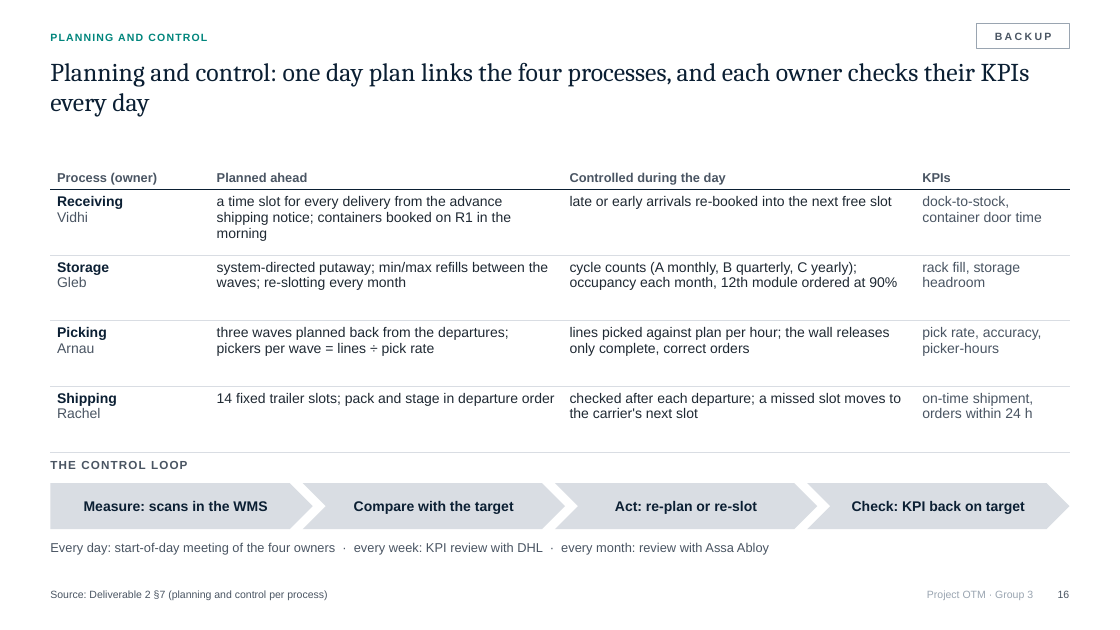
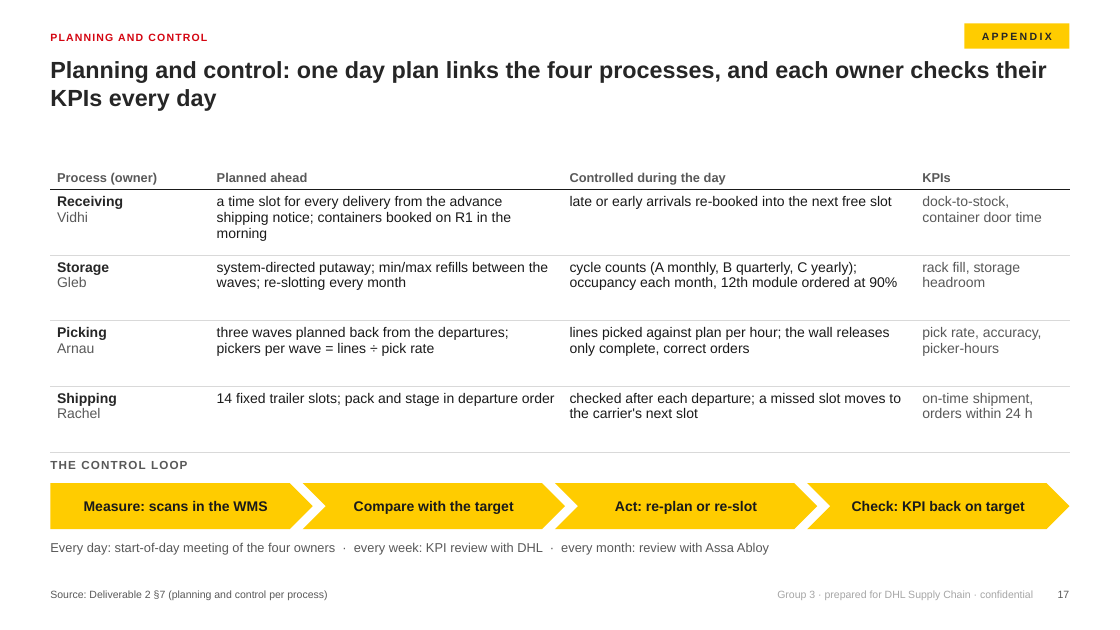
Before and after one commit to glebpankov2005-coder/Operations-Management-, a slide deck: slide 17 of deliverables/Presentation_Group3_Project_OTM.pptx (slide 16 before the commit). Drawn at 1120x630 pixels with LibreOffice and Linux fonts; fonts in the diff are those of the drawing. Boxes give left, top, right and bottom in pixels: in the first picture for what was removed or moved away, otherwise in the second. Text is boxed around its words. In the diff, an @@ line names an element or a change of style, - is before the commit and + after.

```diff
--- a/deliverables/Presentation_Group3_Project_OTM.pptx
+++ b/deliverables/Presentation_Group3_Project_OTM.pptx
@@ text "PLANNING AND CONTROL" at box(50, 33, 207, 41): text colour #00857C to #D40511 @@
@@ rectangle added at box(965, 24, 1070, 49), fill #FFCC00, 9 pt, text #262626, bold @@
+APPENDIX
@@ rectangle removed at box(977, 24, 1070, 49) @@
-BACKUP
@@ title "Planning and control: one day ..." at box(50, 61, 1047, 111): size 22 to 20 pt, font Cambria to Arial, text colour #0B1F33 to #262626, bold on @@
@@ table at box(50, 160, 1070, 422) @@
@@ text colour #4A5563 to #595959 in "Process (owner)", "Planned ahead", "Controlled during the day", "KPIs" and 8 more places @@
@@ text colour #0B1F33 to #262626 in "Receiving", "Storage", "Picking", "Shipping" @@
@@ text colour #1F2933 to #1A1A1A in "a time slot for every delivery from ...", "late or early arrivals re-booked into the ...", "system-directed putaway; min/max refills between the waves; ...", "cycle counts (A monthly, B quarterly, C ..." and 4 more places @@
@@ borders changed @@
@@ text colour #0B1F33 to #1A1A1A; fill #D9DDE3 to #FFCC00 in 4 elements at box(50, 483, 313, 529), box(302, 483, 565, 529), box(555, 483, 818, 529), box(807, 483, 1070, 529) @@
@@ text colour #4A5563 to #595959 in 3 elements at box(50, 461, 187, 469), box(50, 542, 769, 554), box(50, 590, 327, 600) @@
@@ text at box(777, 590, 1033, 600): text changed; text colour #9AA5B1 to #A6A6A6 @@
-Project OTM · Group 3
+Group 3 · prepared for DHL Supply Chain · confidential
@@ page number at box(1058, 591, 1070, 598): text changed; text colour #4A5563 to #595959 @@
-16
+17
```
Also in this commit, not shown: 16 other slides changed, 2 slides added, 1 slide removed, 4 other files.
